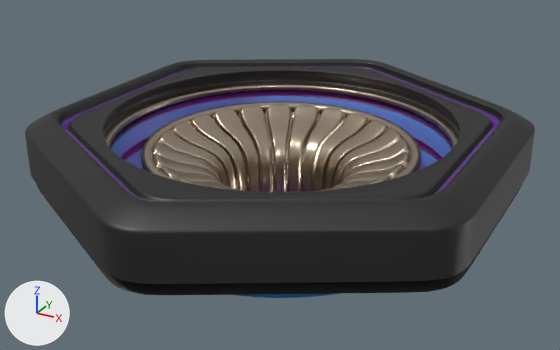
The Blender file foundry/orbiter/models/flower888.16.32.blend, before and after one commit.
The view is the same before and after, from a camera (50 mm lens) standing at (1.187, -2.168, 0.822) and looking at (-0.011, 0.011, -0.268). Arrows for +X, +Y and +Z are at lower left; the lights stay in place. The first picture is the older version.

In view in the first picture: 'flower', 'outside', 'top_ring'.
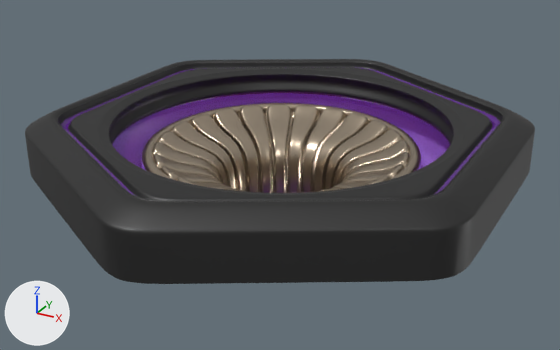
Where the newer file only moved an object's origin or applied its transform, the numbers keep the older frame.

Where the change shows, as pixel boxes (x1, y1, x2, y2) in the pictures (560 x 350 px):
'outside', recoloured, reshaped: before (25, 59, 535, 298); after (25, 59, 535, 284)
part 1 of me_cylinder, deleted (mostly hidden): before (37, 185, 522, 295)
part 2 of me_cylinder, built on: before (77, 68, 485, 298); after (77, 68, 485, 197)
part 3 of me_cylinder, recoloured: before (103, 81, 460, 147); after (109, 81, 453, 145)

What changed in the scene script:
```text
Change mat_bottom:
    mat_bottom.base_color: (0.0517, 0.317, 0.8) -> (0.323, 0.166, 0.665)  # blue #4099e7 -> purple #9a71d5
Change me_cylinder:
    used by ob_outside; location = (0.0, 0.0, 0.0)
    remove me_cylinder.from_pydata(...)  # 285 vertices, 207 faces; spans x -0.765..-0.183, y 0.0..0.429, z -0.53..-0.025
    add me_cylinder.from_pydata(...)  # 192 vertices, 145 faces; spans x -0.765..-0.28, y 0.0..0.429, z -0.434..-0.025
    me_cylinder part 1: the loose piece of 40 vertices spanning x -0.751..-0.5, y 0.0..0.421, z -0.328..-0.225 is deleted
    me_cylinder part 2
    101 vertices are removed from x -0.751..-0.183, y 0.0..0.421, z -0.53..-0.125
    77 faces are deleted
    5 vertices in x -0.48..-0.416, y 0.0..0.24, z -0.143 move by (0.0, 0.0, -0.011)
    5 vertices in x -0.602..-0.521, y 0.0..0.301, z -0.058 move by (0.0, 0.0, 0.004)
    3 vertices in x -0.569..-0.549, y 0.0..0.147, z -0.111 move by (0.002, 0.0, -0.018)
    34 vertices move from x -0.616..-0.396, y 0.0..0.308, z -0.336..-0.047 to x -0.607..-0.44, y 0.0..0.303, z -0.316..-0.054
    43 vertices are added at x -0.649..-0.345, y 0.0..0.324, z -0.325..-0.153
    5 new vertices lie (0.0, 0.0, 0.038) away from vertices in x -0.398..-0.345, y 0.0..0.199, z -0.325
    4 new faces join them, mat_flower (beige #b8a895)
    40 new faces join them, mat_bottom (purple #9a71d5)
    me_cylinder part 3: 8 faces spanning x -0.594..-0.491, y 0.0..0.297, z -0.145..-0.099 switch from mat_flower (beige #b8a895) to mat_top (dark grey #474747)
```
